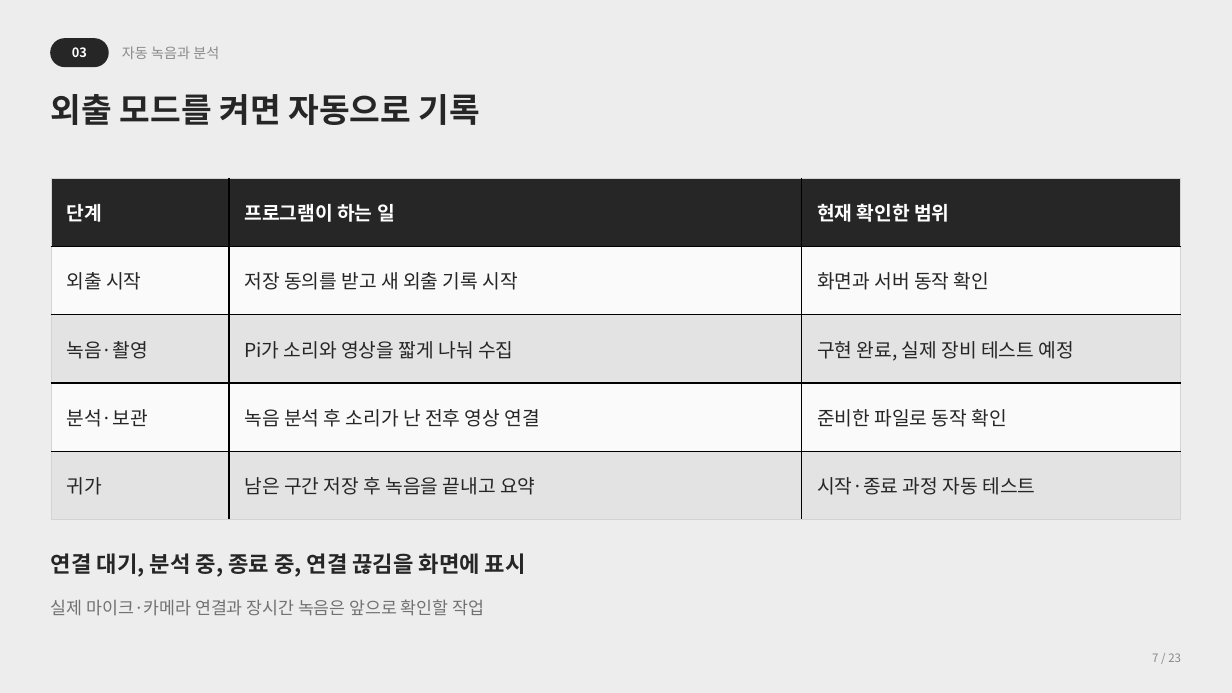
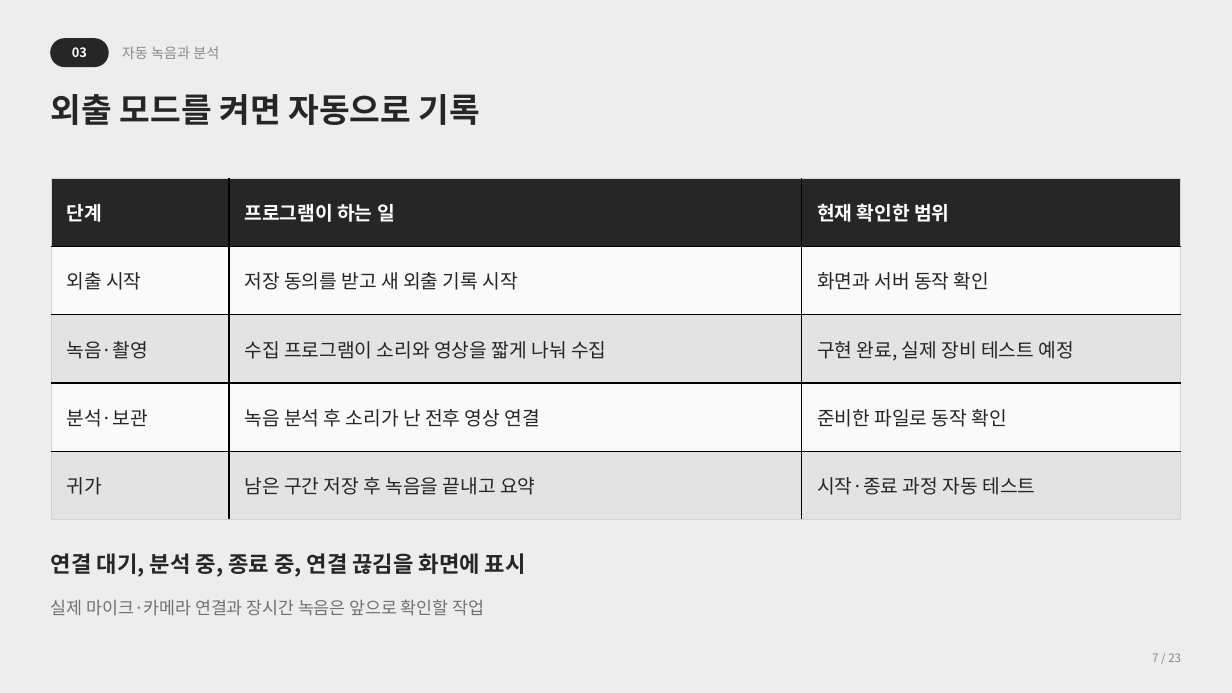
Before and after one commit to wuerphe39/capstone_really, a slide deck: slide 7 of docs/presentation/PetMind_3주차발표자료.pptx. Drawn at 1232x693 pixels with LibreOffice and Linux fonts; fonts in the diff are those of the drawing. Boxes give left, top, right and bottom in pixels: in the first picture for what was removed or moved away, otherwise in the second. Text is boxed around its words. In the diff, an @@ line names an element or a change of style, - is before the commit and + after.

```diff
--- a/docs/presentation/PetMind_3주차발표자료.pptx
+++ b/docs/presentation/PetMind_3주차발표자료.pptx
@@ table at box(51, 178, 1181, 520) @@
-row 3, column 2: Pi가 소리와 영상을 짧게 나눠 수집
+row 3, column 2: 수집 프로그램이 소리와 영상을 짧게 나눠 수집
```
Also in this commit, not shown: 4 other slides changed, 4 other files.
